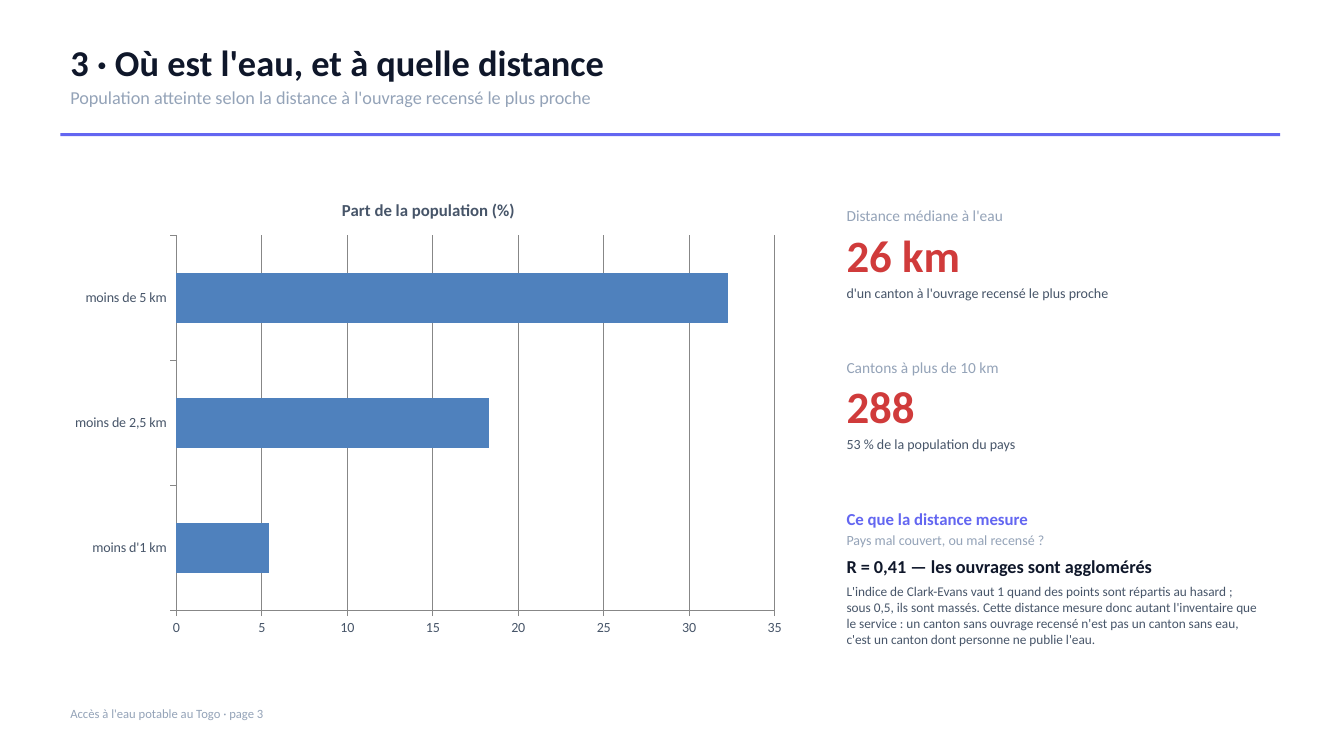
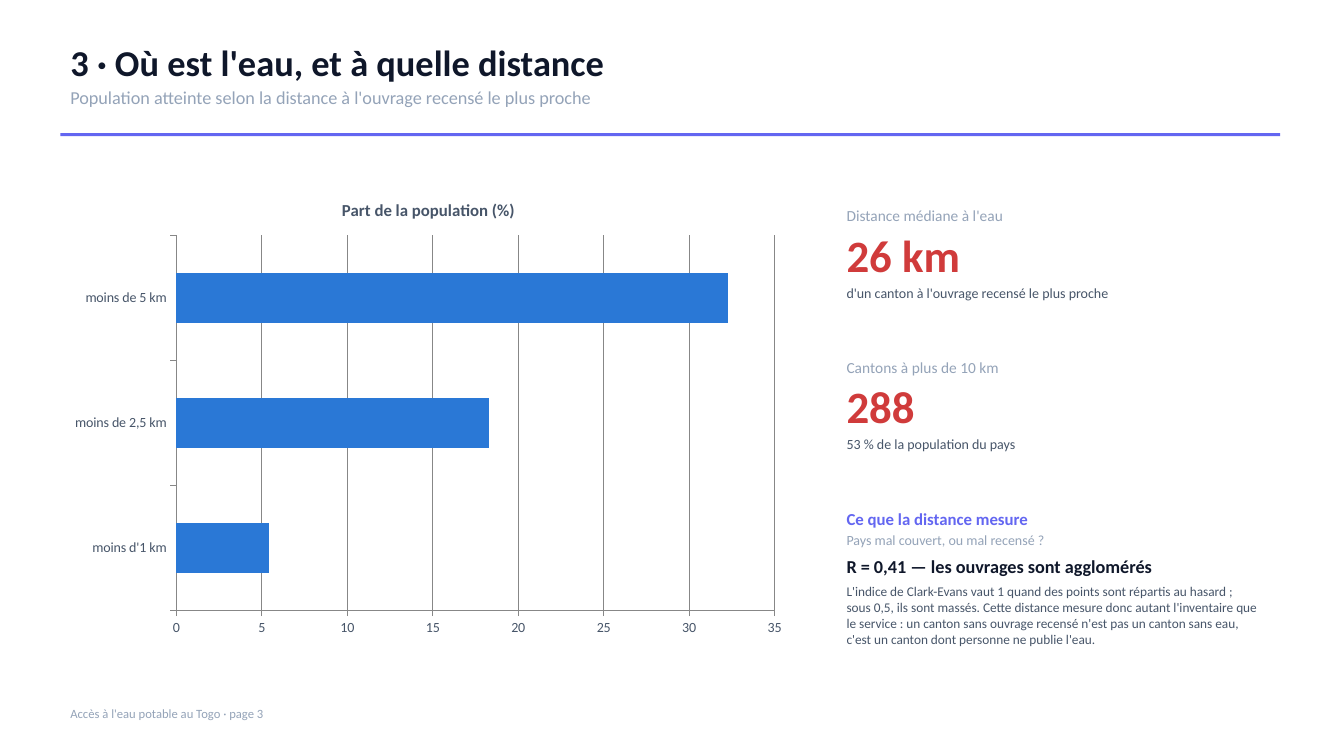
Before and after one commit to Bernardpip/data_lab_challenges, a slide deck: slide 3 of Togo-environnement-hydrolique/rapport/Togo_Eau_Assainissement_Rapport.pptx. Drawn at 1344x756 pixels with LibreOffice and Linux fonts; fonts in the diff are those of the drawing. Boxes give left, top, right and bottom in pixels: in the first picture for what was removed or moved away, otherwise in the second. Text is boxed around its words. In the diff, an @@ line names an element or a change of style, - is before the commit and + after.

```diff
--- a/Togo-environnement-hydrolique/rapport/Togo_Eau_Assainissement_Rapport.pptx
+++ b/Togo-environnement-hydrolique/rapport/Togo_Eau_Assainissement_Rapport.pptx
@@ bar chart at [60, 181, 797, 645] @@
@@ colour of Part de la population (%) #4F81BD to #2A78D6 @@
```
Also in this commit, not shown: 6 other slides changed, 7 other files.
